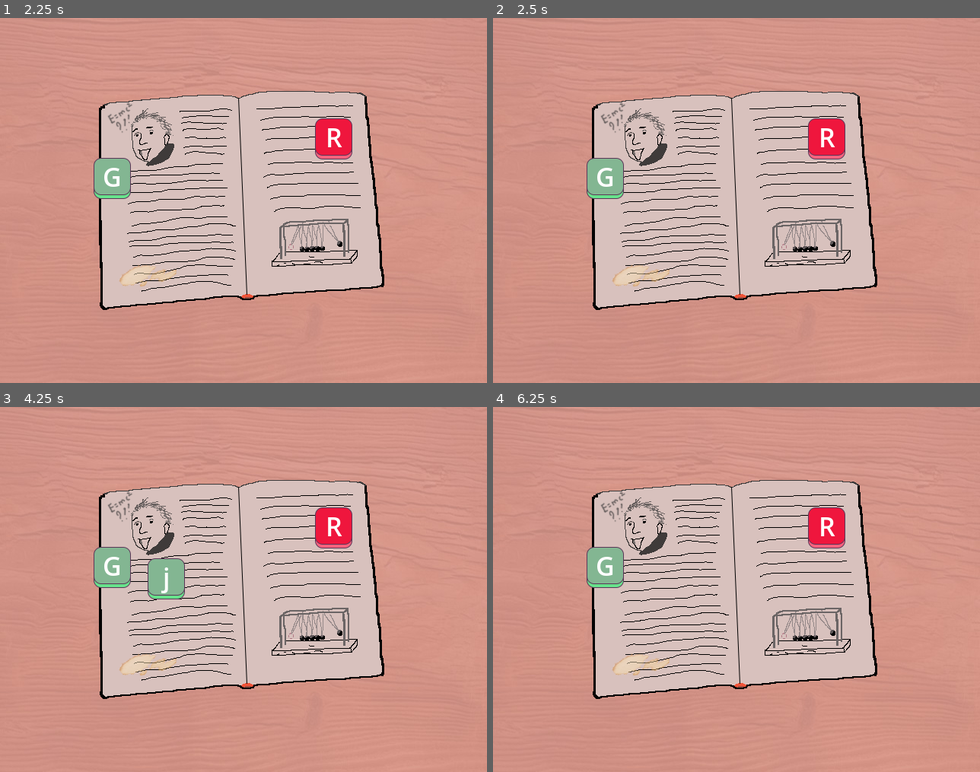
Above: before the commit, frames 1-4 (two rows, left to right).
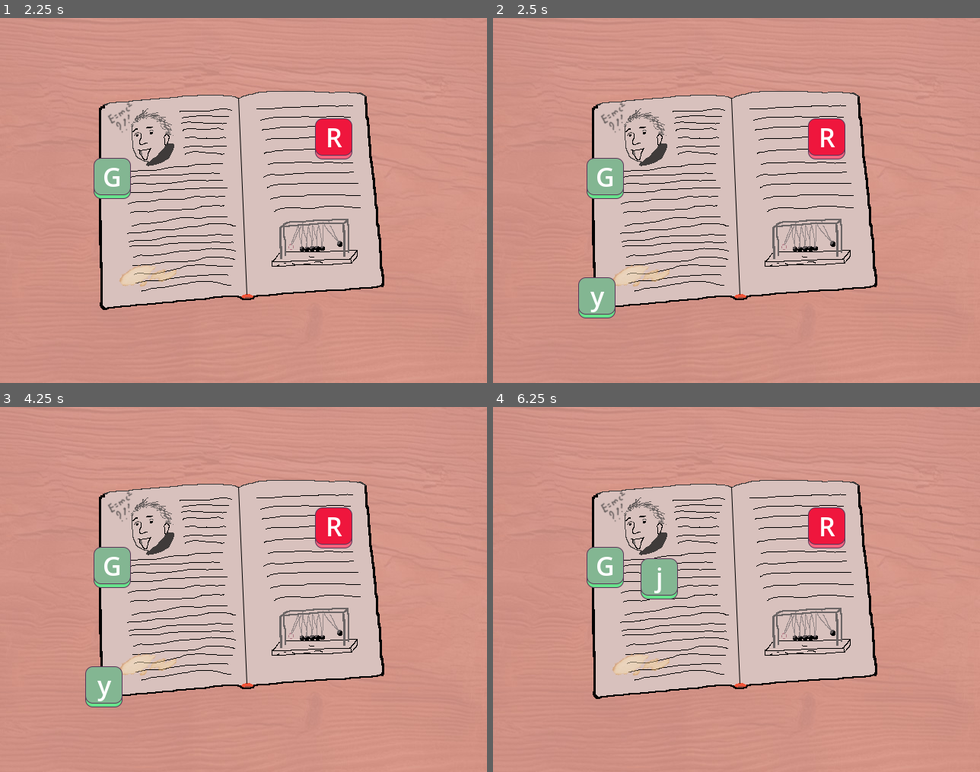
Above: after the commit, the same moments.

Repository: Vaashtor/First-game-jam
Game: Godot game, scene res://scenes/game.tscn
The game is run twice, just before and just after one commit, with the same random seed, the same clock (stepped at 60 frames per second) and the same inputs.
Inputs:
- Up to frame 1 (2.25 s): tap Enter at 0.5, 2 s; tap Space at 1.25 s
- Up to frame 2 (2.5 s): no input
- Up to frame 3 (4.25 s): tap Space at 2.75 s; tap Enter at 3.5 s
- Up to frame 4 (6.25 s): tap Space at 5 s

Frame 1 is identical in both runs. In frame 2, 0.8% of the frame differs, in the area x 17-26%, y 71-83%; in frame 3, 1.7%, in the area x 17-38%, y 41-83%; in frame 4, 0.8%.

Commit message:
Update game.gd

Diff:
--- a/scripts/game.gd
+++ b/scripts/game.gd
@@ -5,12 +5,12 @@
 
 var current_target_letter = ""
 var current_key_instance = null
+var is_transition_in_progress = false  # Флаг для предотвращения конфликтов
 
 func _ready():
 	rng.randomize()
-	# Подключаем таймер (предполагается, что у вас есть узел Timer с именем "Timer")
 	$Timer.timeout.connect(_on_timer_timeout)
-	$Timer.start()  # Запускаем таймер
+	$Timer.start()
 	spawn_new_button()
 
 func get_random_letter():
@@ -18,67 +18,77 @@
 	return letters[random_index]
 
 func spawn_new_button():
+	if is_transition_in_progress:
+		return
+
+	is_transition_in_progress = true
+
 	# Удаляем предыдущую кнопку, если она существует
 	if current_key_instance != null and is_instance_valid(current_key_instance):
 		current_key_instance.queue_free()
+		current_key_instance = null
 
-	# Генерируем новую целевую букву (ОДИН раз!)
+	# Генерируем новую целевую букву
 	current_target_letter = get_random_letter()
 
-	# Загружаем сохраненную сцену с клавишей
+	# Загружаем сцену с клавишей
 	var button_green_scene = preload("res://scenes/button_green.tscn")
-
-	# Создаем экземпляр (копию) этой сцены
 	current_key_instance = button_green_scene.instantiate()
 
-	# Добавляем этот экземпляр на сцену, чтобы он стал видимым
+	# Добавляем на сцену
 	add_child(current_key_instance)
 
-	# Находим узел Label внутри экземпляра и задаем ему текст
+	# Устанавливаем текст
 	var label_node = current_key_instance.get_node("Texture/Text")
-	label_node.text = current_target_letter  # Используем ЦЕЛЕВУЮ букву!
+	label_node.text = current_target_letter
 
-	# Случайная позиция клавиши
+	# Случайная позиция
 	current_key_instance.position = Vector2(
 		rng.randf_range(-640/2 + 64, 640/2 - 64),
 		rng.randf_range(-480/2 + 64, 480/2 - 64)
 	)
 
 	print("Новая цель: ", current_target_letter)
+	is_transition_in_progress = false
+	$Timer.start()  # Перезапускаем таймер только после полного создания
 
 func kill_button_by_name():
+	if is_transition_in_progress:
+		return
+
+	is_transition_in_progress = true
+
 	if current_key_instance != null and is_instance_valid(current_key_instance):
-		# Можно добавить анимацию исчезновения
 		var tween = create_tween()
-		tween.tween_property(current_key_instance, "modulate:a", 0.0, 0.3)
+		tween.tween_property(current_key_instance, "modulate:a", 0.0, 0.2)
 		tween.tween_callback(_actually_remove_button)
 	else:
-		current_target_letter = ""
+		_actually_remove_button()
 
 func _actually_remove_button():
 	if current_key_instance != null:
 		current_key_instance.queue_free()
 		current_key_instance = null
 	current_target_letter = ""
+	is_transition_in_progress = false
 
 func _input(event):
-	# Обрабатываем только если есть целевая буква
-	if current_target_letter != "":
-		if event is InputEventKey and event.pressed and not event.echo:
-			# Преобразуем код клавиши в символ
-			var pressed_letter = char(event.keycode).to_lower()
+	if is_transition_in_progress or current_target_letter == "":
+		return
 
-			# Проверяем совпадение с целевой буквой
-			if pressed_letter == current_target_letter:
-				print("Верно! Нажата клавиша '", pressed_letter, "'")
-				$Timer.start()
-				kill_button_by_name()
-				# Сразу создаем новую цель
-				spawn_new_button()
-			else:
-				print("Неверно! Вы нажали '", pressed_letter, "', а нужно '", current_target_letter, "'")
+	if event is InputEventKey and event.pressed and not event.echo:
+		var pressed_letter = char(event.keycode).to_lower()
+
+		if pressed_letter == current_target_letter:
+			print("Верно! Нажата клавиша '", pressed_letter, "'")
+			kill_button_by_name()
+			# Не создаем новую кнопку сразу - дождемся завершения анимации
+			await get_tree().create_timer(0.25).timeout  # Ждем завершения анимации
+			spawn_new_button()
 
 func _on_timer_timeout():
-	print("Время вышло для буквы: ", current_target_letter)
-	kill_button_by_name()
-	spawn_new_button()
+	if not is_transition_in_progress:
+		print("Время вышло для буквы: ", current_target_letter)
+		kill_button_by_name()
+		await get_tree().create_timer(0.25).timeout  # Ждем завершения анимации
+		spawn_new_button()
